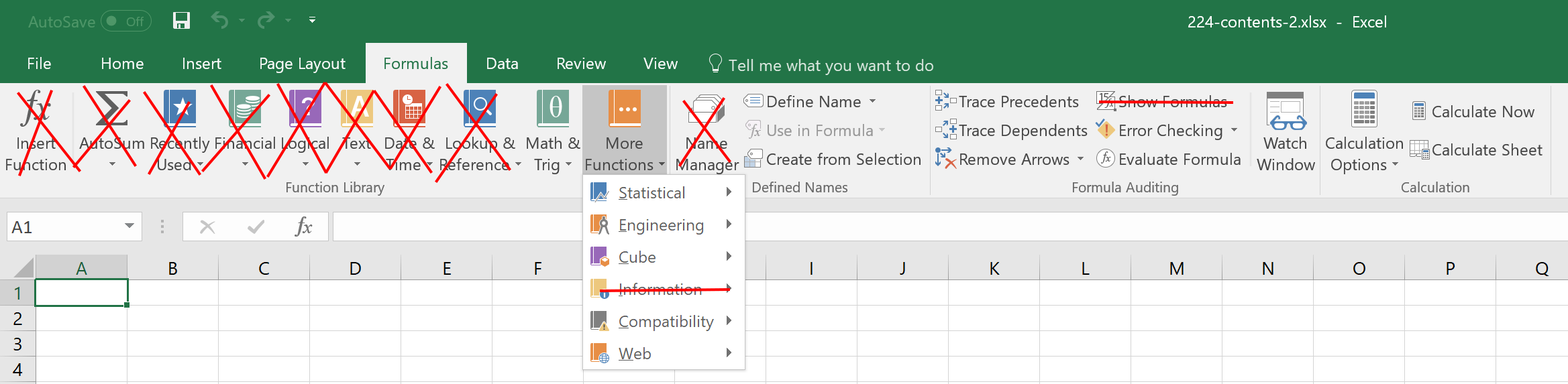
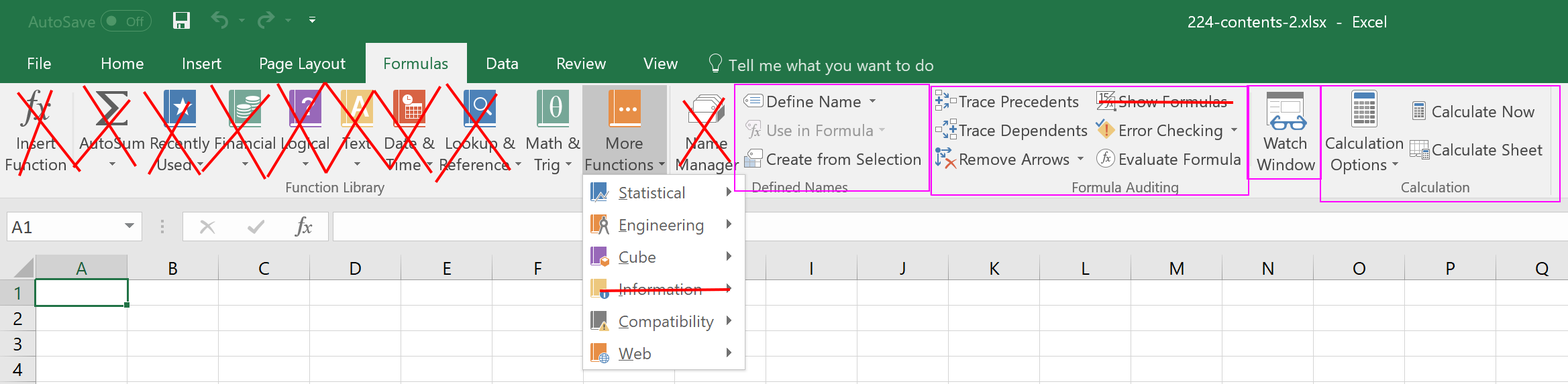
Two versions of the same layered image (1568 x 384). Layer-by-layer changes:
added layer "Rectangle 4" above "Rectangle 3" over 1246, 85, 1322, 180
added layer "Rectangle 3" above "Rectangle 2" over 1319, 85, 1561, 203
added layer "Rectangle 2" above "Rectangle 1" over 930, 85, 1250, 196
added layer "Rectangle 1" above "Shape 20" over 734, 83, 930, 192
